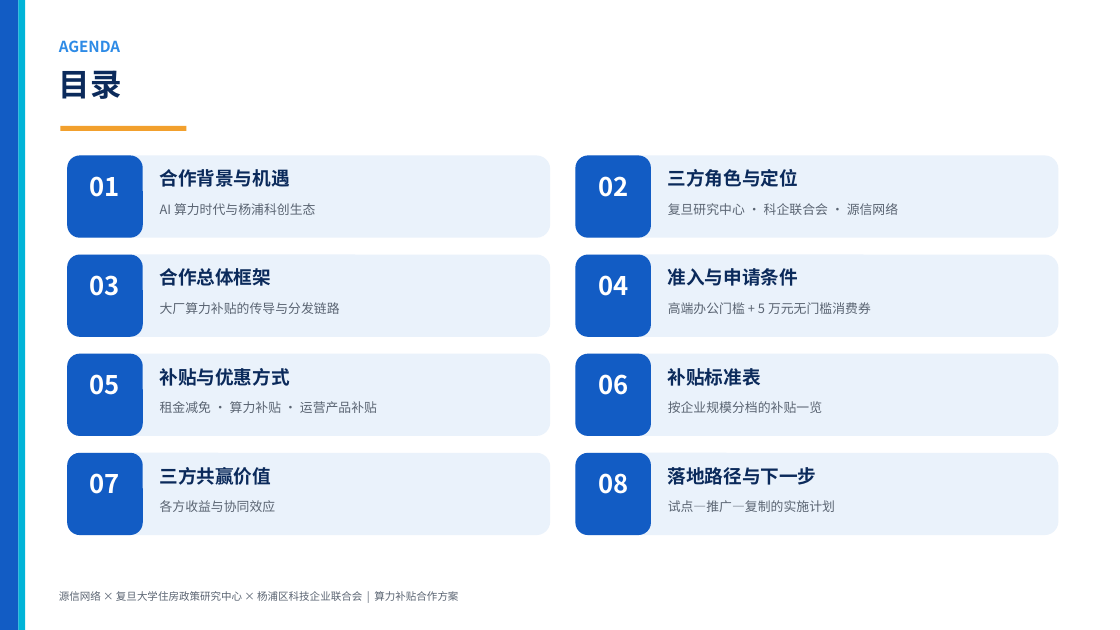
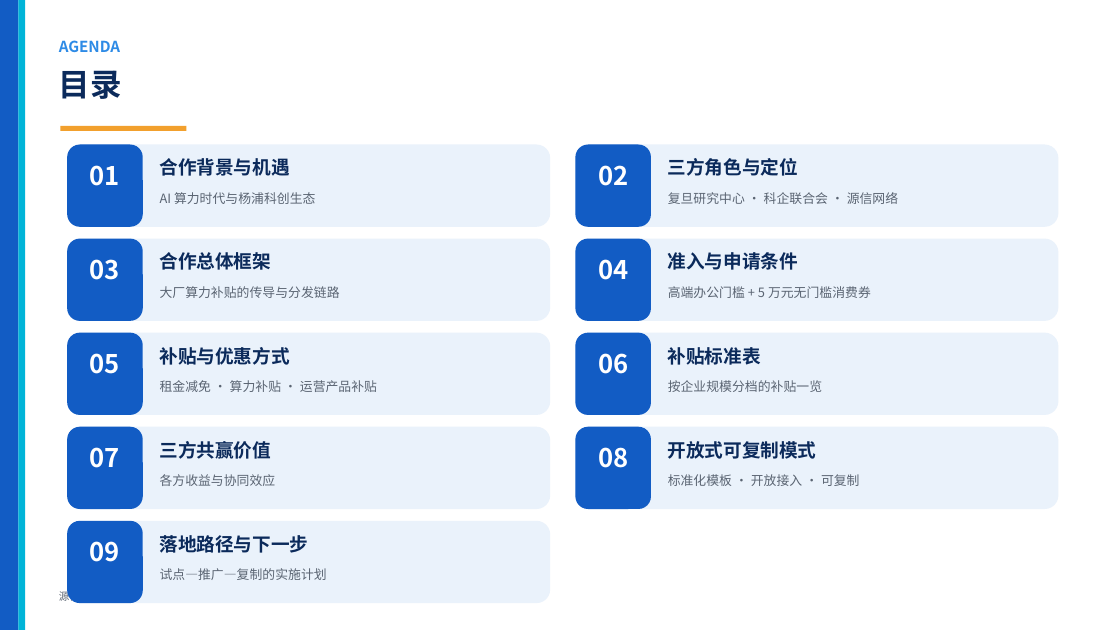
Before and after one commit to hujigang2010-maker/AIDEN, a slide deck: slide 2 of 源信网络算力补贴三方合作方案.pptx. Drawn at 1120x630 pixels with LibreOffice and Linux fonts; fonts in the diff are those of the drawing. Boxes give left, top, right and bottom in pixels: in the first picture for what was removed or moved away, otherwise in the second. Text is boxed around its words. In the diff, an @@ line names an element or a change of style, - is before the commit and + after.

```diff
--- a/源信网络算力补贴三方合作方案.pptx
+++ b/源信网络算力补贴三方合作方案.pptx
@@ 6 texts, 4 rounded rectangles: place and size @@
-6 texts, 4 rounded rectangles at <box>67,155,1059,238</box>
+6 texts, 4 rounded rectangles at <box>67,145,1059,227</box>
@@ 6 texts, 4 rounded rectangles: place and size @@
-6 texts, 4 rounded rectangles at <box>67,255,1059,337</box>
+6 texts, 4 rounded rectangles at <box>67,239,1059,321</box>
@@ 6 texts, 4 rounded rectangles: place and size @@
-6 texts, 4 rounded rectangles at <box>67,354,1059,436</box>
+6 texts, 4 rounded rectangles at <box>67,333,1059,415</box>
@@ 4 texts, 4 rounded rectangles: place and size @@
-4 texts, 4 rounded rectangles at <box>67,453,1059,535</box>
+4 texts, 4 rounded rectangles at <box>67,427,1059,509</box>
@@ text added at <box>668,441,817,459</box>, 16 pt, text #0B2A5B, bold @@
+开放式可复制模式
@@ text at <box>668,474,860,486</box>: text changed @@
-试点—推广—复制的实施计划
+标准化模板 · 开放接入 · 可复制
@@ rounded rectangle added at <box>67,521,550,603</box>, fill #EAF2FB @@
@@ rounded rectangle added at <box>67,521,143,603</box>, fill #125CC4 @@
@@ text "落地路径与下一步": place and size @@
-text "落地路径与下一步" at <box>668,467,817,485</box>
+text "落地路径与下一步" at <box>160,535,309,553</box>
@@ text added at <box>90,541,120,562</box>, 22 pt, text #FFFFFF, bold @@
+09
@@ text added at <box>160,568,327,580</box>, 11 pt, text #5A6472 @@
+试点—推广—复制的实施计划
```
Also in this commit, not shown: 8 other slides changed, 1 slide added, 5 other files.
